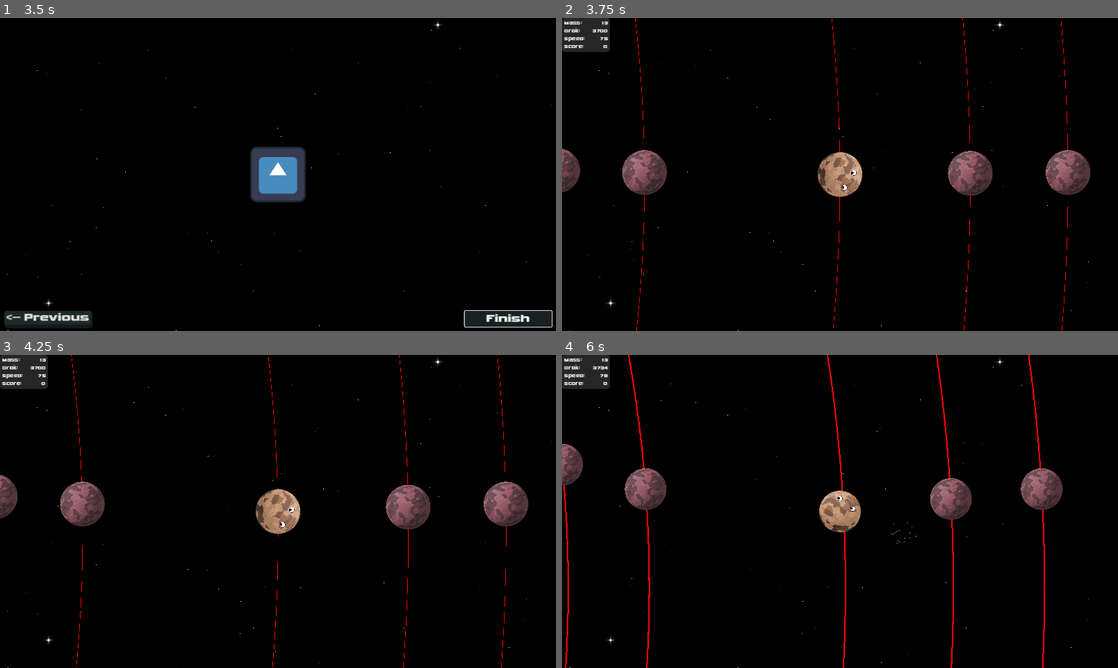
Above: before the commit, frames 1-4 (two rows, left to right).
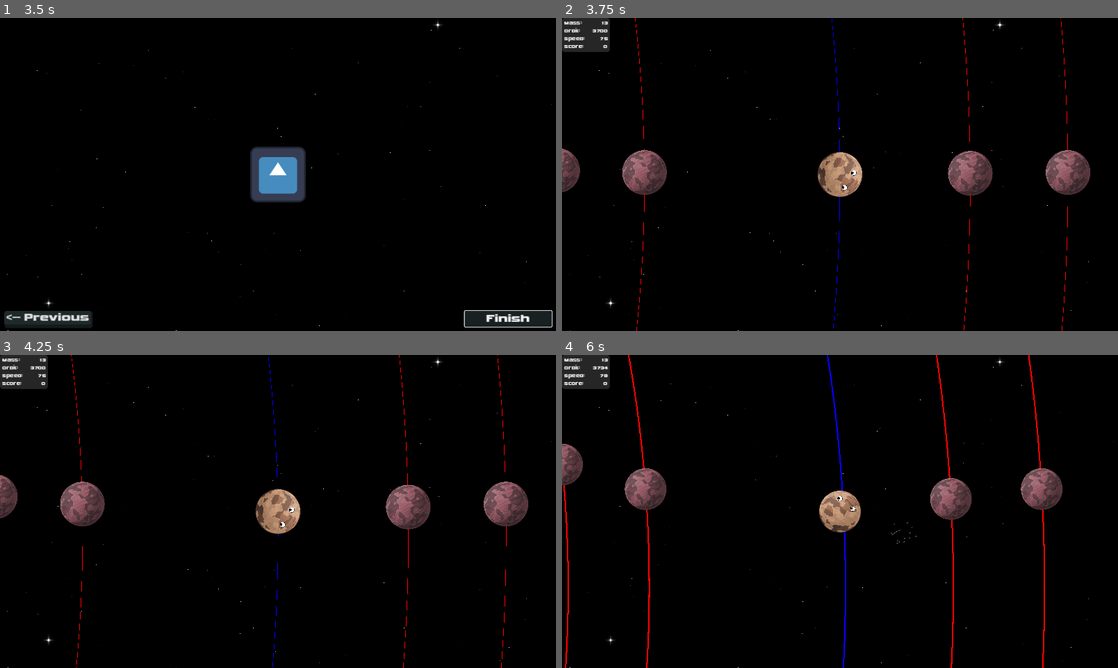
Above: after the commit, the same moments.

Repository: AnEvilPenguin/Pirate-Jam-16
Game: Godot game, scene res://Controllers/GameController/GameController.tscn
Two runs of this game, one before a commit and one after it. Both use one fixed random seed, a clock stepped at 60 frames per second and the inputs below. The engine's default icon, where the game draws it, is replaced by a stand-in: a white triangle on a blue panel in a dark square.
Inputs (mouse positions are in pixels of both pictures, inside the frame that each line leads up to):
- Up to frame 1 (3.5 s): click "NEW GAME" at 0.5 s; click "Next -->" at 1.25 s; click "<-- Previous" at 2 s; click "Next -->" at 2.75 s
- Up to frame 2 (3.75 s): click "Finish" at 3.5 s
- Up to frame 3 (4.25 s): no input
- Up to frame 4 (6 s): tap Enter (ui_accept) at 4.25, 4.52, 5.27 s; move the mouse to (962, 495) at 4.27 s; hold Space (add_momentum) 4.28-5.03 s; hold Right (ui_right) 4.28-5.78 s; move the mouse to (728, 527) at 5.02 s; tap Mouse wheel up (zoom_in) at 5.1 s; move the mouse to (895, 442) at 5.77 s; hold Left (ui_left) from 5.78 s (still down); tap Mouse wheel down (zoom_out) at 5.85 s

Frame 1 is identical in both runs. In frame 2, less than 0.1% of the frame differs, in the area x 48-50%, y 0-100%; in frame 3, less than 0.1%; in frame 4, 0.2%, in the area x 47-52%, y 0-100%.

Commit message:
refactor: allow orbit line colors

Diff:
--- a/Controllers/GameController/game_controller.gd
+++ b/Controllers/GameController/game_controller.gd
@@ -11,7 +11,10 @@
 
 var _mainMenu: MainMenu
 var _gameOver
+
 var playerInfoPanel: PlayerInformationPanel
+
+var player: Pluto
 
 var SkipTutorial: bool
 
--- a/Scenes/Components/orbit_line.gd
+++ b/Scenes/Components/orbit_line.gd
@@ -22,6 +22,9 @@
 @export
 var widthFactor= 1.5
 
+@export
+var color: Color = Color.RED
+
 var _lastDistance: float
 
 
@@ -31,6 +34,9 @@
 # TODO put distance on line
 # TODO get pluto position
 # TODO put name at same relative angle to pluto
+
+func _ready():
+	$Line2D.default_color = color
 
 func _unhandled_input(_event):
 	if (Input.is_action_just_pressed("zoom_in")):
--- a/Scenes/Planets/Pluto/pluto.gd
+++ b/Scenes/Planets/Pluto/pluto.gd
@@ -1,4 +1,6 @@
 extends CharacterBody2D
+
+class_name Pluto
 
 @export
 var speed = 250.0
@@ -41,6 +43,8 @@
 	_gameController.playerInfoPanel.SetDistance(orbitalDistance)
 	_gameController.playerInfoPanel.SetSpeed(speed)
 	_gameController.playerInfoPanel.SetMass(mass)
+
+	_gameController.player = self
 
 func _process(delta):
 	_process_mouse_rotation()
--- a/Scenes/Planets/Pluto/pluto.tscn
+++ b/Scenes/Planets/Pluto/pluto.tscn
@@ -59,6 +59,7 @@
 
 [node name="OrbitLine" parent="Node2D" instance=ExtResource("3_6nla0")]
 unique_name_in_owner = true
+color = Color(0.0333333, 0, 1, 1)
 
 [node name="MassEmitter" type="GPUParticles2D" parent="."]
 unique_name_in_owner = true
